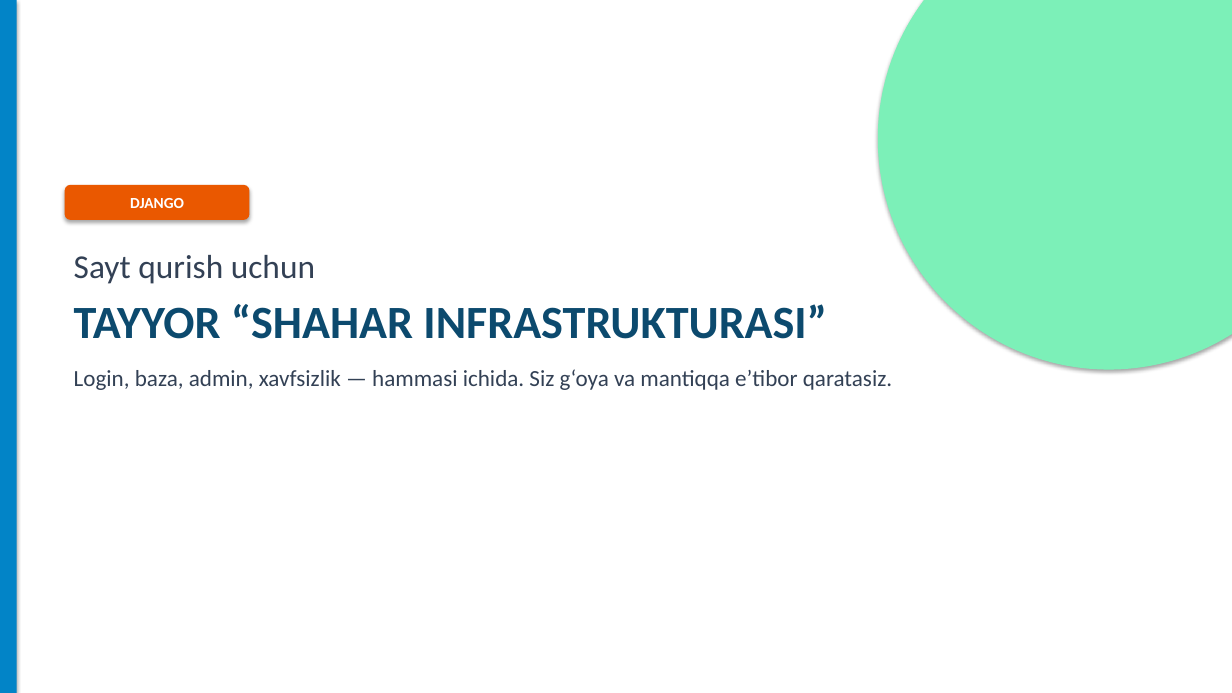
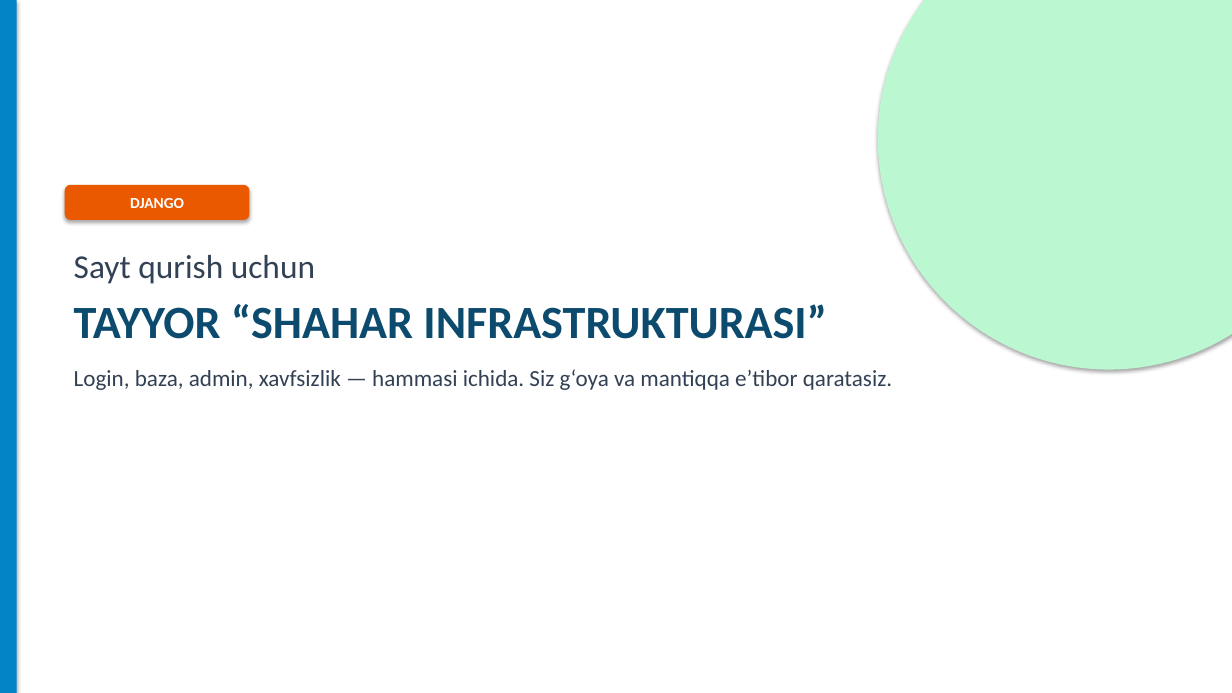
Before and after one commit to DilshodZokirov/bgalaxy-app, a slide deck: slide 13 of python-prezentatsiya/Python-Django-Yorqin.pptx (slide 9 before the commit). Drawn at 1232x693 pixels with LibreOffice and Linux fonts; fonts in the diff are those of the drawing. Boxes give left, top, right and bottom in pixels: in the first picture for what was removed or moved away, otherwise in the second. Text is boxed around its words. In the diff, an @@ line names an element or a change of style, - is before the commit and + after.

```diff
--- a/python-prezentatsiya/Python-Django-Yorqin.pptx
+++ b/python-prezentatsiya/Python-Django-Yorqin.pptx
@@ ellipse at (878, 0, 1232, 370): fill #7CF0B8 to #BBF7D0 @@
```
Also in this commit, not shown: 1 other slide changed, 6 slides added, 2 slides removed, 3 other files.
